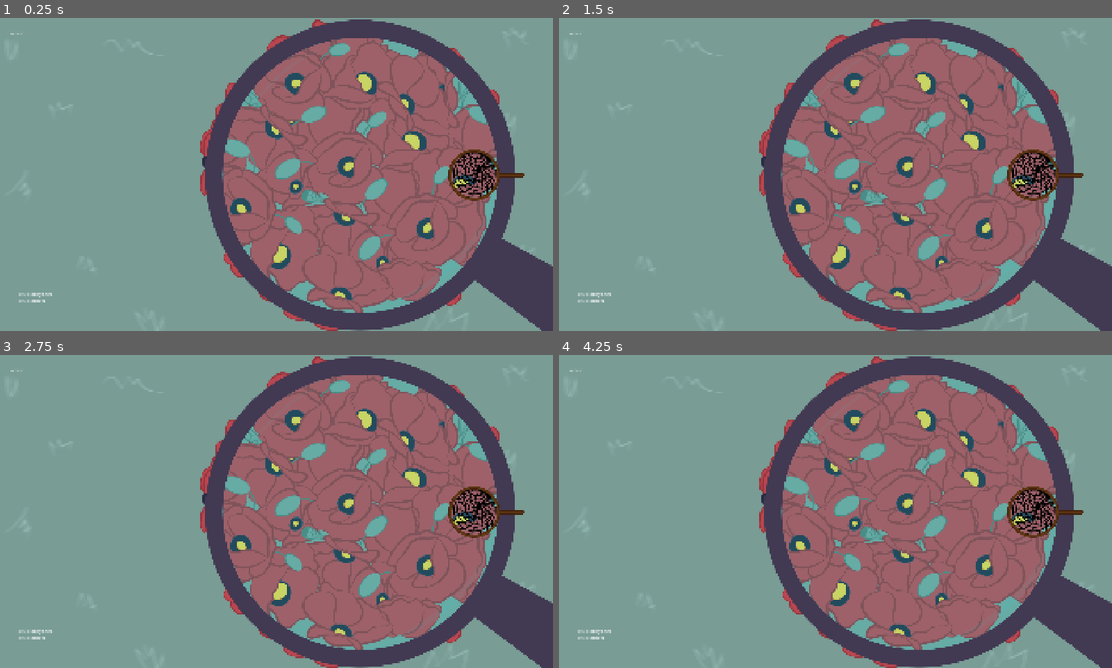
Above: before the commit, frames 1-4 (two rows, left to right).
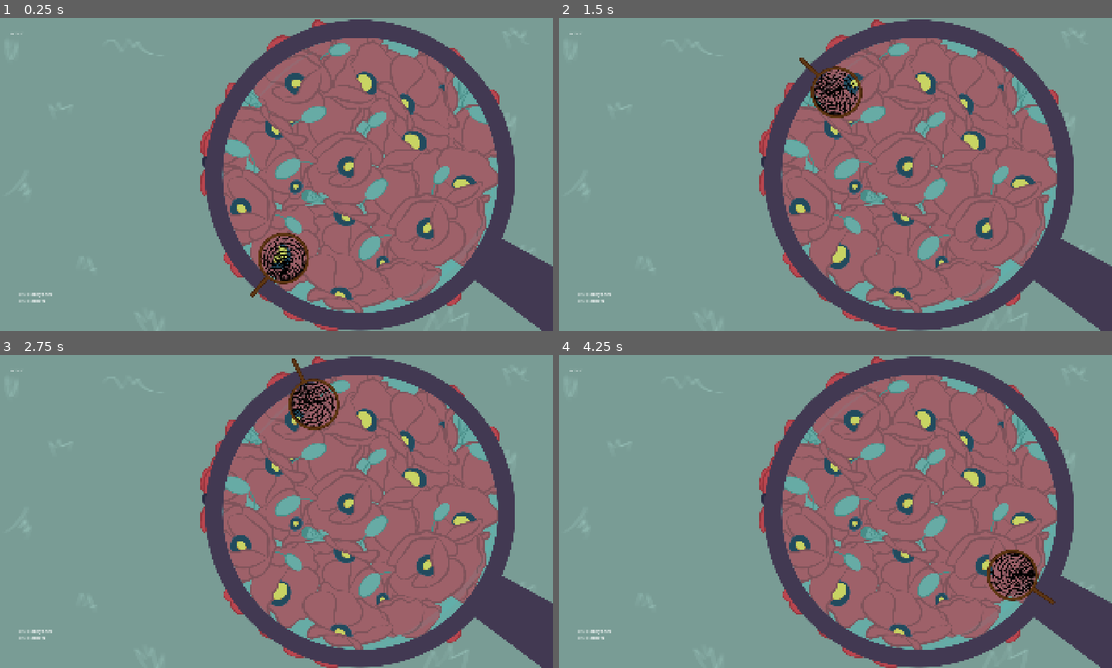
Above: after the commit, the same moments.

Repository: Trickylady/chad
Game: Godot game, scene res://arcade game/arcade2/arcade_2.tscn
Two runs of this game, one before a commit and one after it. Both use one fixed random seed, a clock stepped at 60 frames per second and the inputs below. This scene is started directly instead of the project's main scene. Sound files missing from this copy of the repository are replaced by a short silence.
Inputs (mouse positions are in pixels of both pictures, inside the frame that each line leads up to):
- Up to frame 1 (0.25 s): no input
- Up to frame 2 (1.5 s): move the mouse to (957, 158) at 0.52 s; move the mouse to (724, 190) at 1.27 s
- Up to frame 3 (2.75 s): move the mouse to (331, 442) at 2.02 s
- Up to frame 4 (4.25 s): move the mouse to (807, 574) at 2.77 s; move the mouse to (1001, 558) at 3.52 s

The runs differ from the first frame. In frame 1, 1.8% of the frame differs, in the area x 45-95%, y 42-90%; in frame 2, 1.7%; in frame 3, 1.7%; in frame 4, 1.8%.

Commit message:
Arced game net follow mouse

Diff:
--- /dev/null
+++ b/arcade game/Catcher.gd
@@ -0,0 +1,5 @@
+class_name Catcher
+extends Node2D
+
+
+signal obj_collected(obj)
--- a/arcade game/arcade2/arcade_2.tscn
+++ b/arcade game/arcade2/arcade_2.tscn
@@ -1,20 +1,38 @@
 [gd_scene format=3 uid="uid://bml32irxgeiu7"]
 
+[ext_resource type="Script" uid="uid://v83n0jojjwv2" path="res://arcade game/arcadescript.gd" id="1_firqu"]
 [ext_resource type="Texture2D" uid="uid://c6pgikccqi4ui" path="res://arcade game/arcade2/imgarcade2/bg-arcade2.png" id="1_psncv"]
 [ext_resource type="Texture2D" uid="uid://b8gbatl4djw7" path="res://arcade game/arcade2/imgarcade2/flowers.png" id="2_lh2y3"]
+[ext_resource type="PackedScene" uid="uid://b127kbu00ac05" path="res://arcade game/arcade2/asianhornet.tscn" id="2_wfygq"]
 [ext_resource type="Texture2D" uid="uid://b3f6vj4j7efwr" path="res://arcade game/arcade2/imgarcade2/area-arcade2.png" id="3_firqu"]
+[ext_resource type="PackedScene" uid="uid://dfto688imvnwm" path="res://arcade game/arcade2/bumblebee.tscn" id="3_xikv6"]
+[ext_resource type="PackedScene" uid="uid://rjg0lumxy0bo" path="res://arcade game/arcade2/honeybee.tscn" id="4_6s4hk"]
 [ext_resource type="PackedScene" uid="uid://bipqk25swnamv" path="res://arcade game/arcade2/net.tscn" id="4_lh2y3"]
-[ext_resource type="Script" uid="uid://bmma7asspo7is" path="res://godot-sandbox/BeatmapGenerator/beatmap_generator.gd" id="5_wbqo7"]
+[ext_resource type="PackedScene" uid="uid://00bsen0o6cxl" path="res://arcade game/arcade2/hoverfly.tscn" id="5_3xtia"]
 [ext_resource type="AudioStream" uid="uid://dc3jm36tskxoi" path="res://arcade game/arcade2/immersing-into-electro-swing-152574.mp3" id="6_ffts2"]
+[ext_resource type="PackedScene" uid="uid://cmi31bm3m00ox" path="res://arcade game/arcade2/scorpionfly.tscn" id="6_p7eox"]
 
-[node name="Arcade2" type="Node2D" unique_id=1026039029]
+[node name="Arcade2" type="Control" unique_id=1101745373]
+layout_mode = 3
+anchors_preset = 15
+anchor_right = 1.0
+anchor_bottom = 1.0
+grow_horizontal = 2
+grow_vertical = 2
+script = ExtResource("1_firqu")
+obj_to_spawn = Array[PackedScene]([ExtResource("2_wfygq"), ExtResource("3_xikv6"), ExtResource("4_6s4hk"), ExtResource("5_3xtia"), ExtResource("6_p7eox")])
+count_to_spawn = Array[int]([5, 5, 5, 5, 5])
+count_min_to_collect = Array[int]([0, 0, 0, 0, 0])
+metadata/_edit_lock_ = true
 
 [node name="backgroundarcade2" type="TextureRect" parent="." unique_id=505753509]
+layout_mode = 0
 offset_right = 40.0
 offset_bottom = 40.0
 texture = ExtResource("1_psncv")
 
 [node name="flowers" type="TextureRect" parent="." unique_id=1311752132]
+layout_mode = 0
 offset_left = 699.0
 offset_top = 6.0
 offset_right = 1755.0
@@ -22,20 +40,21 @@
 texture = ExtResource("2_lh2y3")
 
 [node name="mglass" type="TextureRect" parent="." unique_id=2067280005]
+layout_mode = 0
 offset_left = 699.0
 offset_top = 6.0
 offset_right = 2575.0
 offset_bottom = 1475.0
 texture = ExtResource("3_firqu")
 
-[node name="Net" parent="." unique_id=202932209 instance=ExtResource("4_lh2y3")]
-position = Vector2(1653, 532)
+[node name="CatcherCenter" type="Node2D" parent="." unique_id=331329970]
+position = Vector2(1252, 533)
 
-[node name="Node2D" type="Node2D" parent="." unique_id=761087253]
-script = ExtResource("5_wbqo7")
-Music = ExtResource("6_ffts2")
+[node name="Net" parent="CatcherCenter" unique_id=202932209 instance=ExtResource("4_lh2y3")]
+position = Vector2(401, -1)
 
 [node name="RichTextLabel" type="RichTextLabel" parent="." unique_id=1781696715]
+layout_mode = 0
 offset_left = 75.0
 offset_top = 941.0
 offset_right = 250.0
@@ -44,8 +63,17 @@
 0/3 Hornets"
 
 [node name="RichTextLabel2" type="RichTextLabel" parent="." unique_id=475731665]
+layout_mode = 0
 offset_left = 44.0
 offset_top = 41.0
 offset_right = 592.0
 offset_bottom = 229.0
 text = "score:"
+
+[node name="Voice" type="AudioStreamPlayer" parent="." unique_id=1279643084]
+autoplay = true
+bus = &"Voice"
+
+[node name="Music" type="AudioStreamPlayer" parent="." unique_id=646381612]
+stream = ExtResource("6_ffts2")
+bus = &"Voice"
--- a/arcade game/arcade2/asianhornet.tscn
+++ b/arcade game/arcade2/asianhornet.tscn
@@ -12,15 +12,15 @@
 "duration": 1.0,
 "texture": ExtResource("2_6yg5u")
 }],
-"loop": true,
+"loop": 1,
 "name": &"asianhornetmove",
-"speed": 10.0
+"speed": 20.0
 }]
 
-[node name="Asianhornet" type="Node2D"]
+[node name="Asianhornet" type="Node2D" unique_id=2052248080]
 
-[node name="asianhornet" type="AnimatedSprite2D" parent="."]
+[node name="asianhornet" type="AnimatedSprite2D" parent="." unique_id=895620575]
 sprite_frames = SubResource("SpriteFrames_qxlbe")
 animation = &"asianhornetmove"
 autoplay = "asianhornetmove"
-frame_progress = 0.14812443
+frame_progress = 0.9696027
--- a/arcade game/arcade2/net.tscn
+++ b/arcade game/arcade2/net.tscn
@@ -1,9 +1,11 @@
-[gd_scene load_steps=2 format=3 uid="uid://bipqk25swnamv"]
+[gd_scene format=3 uid="uid://bipqk25swnamv"]
 
 [ext_resource type="Texture2D" uid="uid://bbnhv8a0er4dl" path="res://arcade game/arcade2/imgarcade2/grabber_arcade2.png" id="1_ifi4l"]
+[ext_resource type="Script" uid="uid://injpqni88ybg" path="res://arcade game/Catcher.gd" id="1_ogcie"]
 
-[node name="Net" type="Node2D"]
+[node name="Net" type="Node2D" unique_id=991857623]
+script = ExtResource("1_ogcie")
 
-[node name="GrabberArcade2" type="Sprite2D" parent="."]
+[node name="GrabberArcade2" type="Sprite2D" parent="." unique_id=1634818409]
 position = Vector2(37, 10)
 texture = ExtResource("1_ifi4l")
--- a/arcade game/arcadescript.gd
+++ b/arcade game/arcadescript.gd
@@ -1 +1,67 @@
-extends Node2D
+class_name ArcedeGame
+extends Control
+
+
+@export_file("*.ogg") var voice_line_path: String
+@export var turn_speed: float = 5.0
+
+@export var obj_to_spawn: Array[PackedScene]
+@export var count_to_spawn: Array[int]
+@export var count_min_to_collect: Array[int]
+
+@onready var catcher_center: Node2D = $CatcherCenter
+@onready var voice: AudioStreamPlayer = $Voice
+@onready var music: AudioStreamPlayer = $Music
+
+
+var _catcher_initial_angle: float
+var _catcher: Catcher
+
+var _to_be_spawned: Array[PackedScene]
+var _music_duration: float
+
+
+
+func _ready() -> void:
+	_catcher = catcher_center.get_child(0)
+	_catcher_initial_angle = _catcher.position.angle()
+	_catcher.obj_collected.connect(_on_catcher_obj_collected)
+
+	if obj_to_spawn.size() != count_min_to_collect.size() or \
+			obj_to_spawn.size() != count_to_spawn.size():
+		push_error("The objects count and the spawn count and min to collect, must be the same size.")
+		return
+
+	for i: int in obj_to_spawn.size():
+		var packed_scene: PackedScene = obj_to_spawn[i]
+		for count: int in count_to_spawn[i]:
+			_to_be_spawned.append(packed_scene)
+
+	_start()
+
+
+func _start() -> void:
+	if voice.stream:
+		voice.finished.connect(_start_spawn)
+		_music_duration = voice.stream.get_length()
+	else:
+		await get_tree().create_timer(3.0).timeout
+		_start_spawn()
+
+
+func _start_spawn() -> void:
+	music.play()
+
+
+func _process(delta: float) -> void:
+	var mouse_angle: float = catcher_center.get_local_mouse_position().angle() + catcher_center.rotation
+	var center_target_angle: float = mouse_angle - _catcher_initial_angle
+	catcher_center.rotation = lerp_angle(
+		catcher_center.rotation,
+		center_target_angle,
+		delta * turn_speed
+	)
+
+
+func _on_catcher_obj_collected(obj) -> void:
+	pass
--- a/default_bus_layout.tres
+++ b/default_bus_layout.tres
@@ -14,3 +14,9 @@
 bus/2/bypass_fx = false
 bus/2/volume_db = -11.957565
 bus/2/send = &"Master"
+bus/3/name = &"Voice"
+bus/3/solo = false
+bus/3/mute = false
+bus/3/bypass_fx = false
+bus/3/volume_db = 0.0
+bus/3/send = &"Master"
--- a/scenes/mainmenu.tscn
+++ b/scenes/mainmenu.tscn
@@ -18,6 +18,7 @@
 [ext_resource type="Texture2D" uid="uid://cry2oft1eccgo" path="res://images/menu-UI/but_back.png" id="14_6pj40"]
 [ext_resource type="Texture2D" uid="uid://bo0rxnif6bdvo" path="res://images/menu-UI/but_back_hov.png" id="15_nkpmc"]
 [ext_resource type="Theme" uid="uid://bnudt8xyp2jkf" path="res://themes/maintheme.tres" id="18_prb5i"]
+[ext_resource type="AudioStream" uid="uid://cvrj0cx1x2gxk" path="res://music/electro-swing-jazz-short-236102.mp3" id="19_xwyuh"]
 
 [sub_resource type="SpriteFrames" id="SpriteFrames_h73c4"]
 animations = [{
@@ -34,33 +35,33 @@
 "duration": 1.0,
 "texture": ExtResource("5_wf3n4")
 }],
-"loop": true,
+"loop": 1,
 "name": &"default",
 "speed": 6.0
 }]
 
-[node name="mainmenu" type="Node2D"]
+[node name="mainmenu" type="Node2D" unique_id=1826247066]
 script = ExtResource("1_fsdjo")
 
-[node name="background" type="TextureRect" parent="."]
+[node name="background" type="TextureRect" parent="." unique_id=341915997]
 offset_right = 1920.0
 offset_bottom = 1080.0
 texture = ExtResource("1_s5g8n")
 
-[node name="tabbg" type="TextureRect" parent="."]
+[node name="tabbg" type="TextureRect" parent="." unique_id=140725468]
 offset_left = 870.0
 offset_top = 97.0
 offset_right = 1849.0
 offset_bottom = 982.0
 texture = ExtResource("3_prb5i")
 
-[node name="logo" type="AnimatedSprite2D" parent="."]
+[node name="logo" type="AnimatedSprite2D" parent="." unique_id=140337425]
 position = Vector2(407, 385)
 sprite_frames = SubResource("SpriteFrames_h73c4")
 autoplay = "default"
 frame_progress = 0.6424372
 
-[node name="ButBack" type="TextureButton" parent="." groups=["hover_left"]]
+[node name="ButBack" type="TextureButton" parent="." unique_id=1914558556 groups=["hover_left"]]
 offset_left = 1457.0
 offset_top = 918.00006
 offset_right = 1897.0
@@ -71,10 +72,10 @@
 texture_pressed = ExtResource("15_nkpmc")
 texture_hover = ExtResource("15_nkpmc")
 
-[node name="buttons" type="Node2D" parent="."]
+[node name="buttons" type="Node2D" parent="." unique_id=1327036694]
 visible = false
 
-[node name="ButStart" type="TextureButton" parent="buttons" groups=["hover_right"]]
+[node name="ButStart" type="TextureButton" parent="buttons" unique_id=614837830 groups=["hover_right"]]
 offset_left = 1118.0
 offset_top = 286.0
 offset_right = 1627.0
@@ -85,7 +86,7 @@
 texture_pressed = ExtResource("7_uui5l")
 texture_hover = ExtResource("7_uui5l")
 
-[node name="ButSettings" type="TextureButton" parent="buttons" groups=["hover_left"]]
+[node name="ButSettings" type="TextureButton" parent="buttons" unique_id=1624744037 groups=["hover_left"]]
 offset_left = 915.99994
 offset_top = 450.0
 offset_right = 1562.0
@@ -96,7 +97,7 @@
 texture_pressed = ExtResource("9_gjjcl")
 texture_hover = ExtResource("9_gjjcl")
 
-[node name="ButCredits" type="TextureButton" parent="buttons" groups=["hover_right"]]
+[node name="ButCredits" type="TextureButton" parent="buttons" unique_id=1346957477 groups=["hover_right"]]
 offset_left = 1100.0
 offset_top = 664.0
 offset_right = 1629.0
@@ -107,7 +108,7 @@
 texture_pressed = ExtResource("11_kait0")
 texture_hover = ExtResource("11_kait0")
 
-[node name="ButExit" type="TextureButton" parent="buttons" groups=["hover_right"]]
+[node name="ButExit" type="TextureButton" parent="buttons" unique_id=395736330 groups=["hover_right"]]
 offset_left = 1611.0
 offset_top = 937.0
 offset_right = 1953.0
@@ -118,10 +119,10 @@
 texture_pressed = ExtResource("13_6pj40")
 texture_hover = ExtResource("13_6pj40")
 
-[node name="CreditsTab" type="Node2D" parent="."]
+[node name="CreditsTab" type="Node2D" parent="." unique_id=40158762]
 visible = false
 
-[node name="creditstext" type="RichTextLabel" parent="CreditsTab"]
+[node name="creditstext" type="RichTextLabel" parent="CreditsTab" unique_id=98922256]
 offset_left = 923.3388
 offset_top = 327.1694
 offset_right = 1736.3533
@@ -138,7 +139,7 @@
 Music & SFX
 [font_size=40]Pixabay[/font_size]"
 
-[node name="Credits" type="Label" parent="CreditsTab"]
+[node name="Credits" type="Label" parent="CreditsTab" unique_id=2081889706]
 offset_left = 1474.9999
 offset_top = 166.0
 offset_right = 1744.9999
@@ -148,9 +149,9 @@
 theme = ExtResource("18_prb5i")
 text = "Credits."
 
-[node name="SettingsTab" type="Node2D" parent="."]
-
-[node name="Master" type="RichTextLabel" parent="SettingsTab"]
+[node name="SettingsTab" type="Node2D" parent="." unique_id=1728625547]
+
+[node name="Master" type="RichTextLabel" parent="SettingsTab" unique_id=1465238269]
 offset_left = 923.3388
 offset_top = 327.1694
 offset_right = 1736.3533
@@ -160,7 +161,7 @@
 bbcode_enabled = true
 text = "Master"
 
-[node name="Master_slider" type="HSlider" parent="SettingsTab"]
+[node name="Master_slider" type="HSlider" parent="SettingsTab" unique_id=227833314]
 offset_left = 945.0
 offset_top = 414.0
 offset_right = 1709.0
@@ -170,7 +171,7 @@
 max_value = 1.0
 step = 0.01
 
-[node name="Music" type="RichTextLabel" parent="SettingsTab"]
+[node name="Music" type="RichTextLabel" parent="SettingsTab" unique_id=1926603500]
 offset_left = 948.0
 offset_top = 524.0
 offset_right = 1761.0144
@@ -180,7 +181,7 @@
 bbcode_enabled = true
 text = "Music"
 
-[node name="Music_slider" type="HSlider" parent="SettingsTab"]
+[node name="Music_slider" type="HSlider" parent="SettingsTab" unique_id=698150622]
 offset_left = 966.00006
 offset_top = 623.00006
 offset_right = 1730.0
@@ -191,7 +192,7 @@
 max_value = 1.0
 step = 0.01
 
-[node name="SFX" type="RichTextLabel" parent="SettingsTab"]
+[node name="SFX" type="RichTextLabel" parent="SettingsTab" unique_id=1190192894]
 offset_left = 977.00006
 offset_top = 735.00006
 offset_right = 1790.0144
@@ -201,7 +202,7 @@
 bbcode_enabled = true
 text = "SFX"
 
-[node name="SFX_slider" type="HSlider" parent="SettingsTab"]
+[node name="SFX_slider" type="HSlider" parent="SettingsTab" unique_id=1312873081]
 offset_left = 995.00006
 offset_top = 824.00006
 offset_right = 1759.0
@@ -212,7 +213,7 @@
 max_value = 1.0
 step = 0.01
 
-[node name="Settings" type="Label" parent="SettingsTab"]
+[node name="Settings" type="Label" parent="SettingsTab" unique_id=1191021557]
 offset_left = 1474.9999
 offset_top = 166.0
 offset_right = 1744.9999
@@ -221,6 +222,11 @@
 size_flags_horizontal = 0
 theme = ExtResource("18_prb5i")
 text = "Settings."
+
+[node name="Music" type="AudioStreamPlayer" parent="." unique_id=1182829041]
+stream = ExtResource("19_xwyuh")
+autoplay = true
+bus = &"Music"
 
 [connection signal="pressed" from="ButBack" to="." method="_on_but_back_pressed"]
 [connection signal="pressed" from="buttons/ButStart" to="." method="_on_but_start_pressed"]
--- a/scenes/mng.tscn
+++ b/scenes/mng.tscn
@@ -1,6 +1,6 @@
-[gd_scene load_steps=2 format=3 uid="uid://ciwyf5gfwytlx"]
+[gd_scene format=3 uid="uid://ciwyf5gfwytlx"]
 
 [ext_resource type="Script" uid="uid://bd78x2q3b0js2" path="res://scripts/mng.gd" id="1_dpan8"]
 
-[node name="mng" type="Node"]
+[node name="mng" type="Node" unique_id=1132863490]
 script = ExtResource("1_dpan8")
Not shown, added: arcade game/Catcher.gd.uid
Not shown: 1 places in arcade game/arcade2/asianhornet.tscn that only renumber resources
Not shown: 1 places in scenes/mainmenu.tscn that only renumber resources
